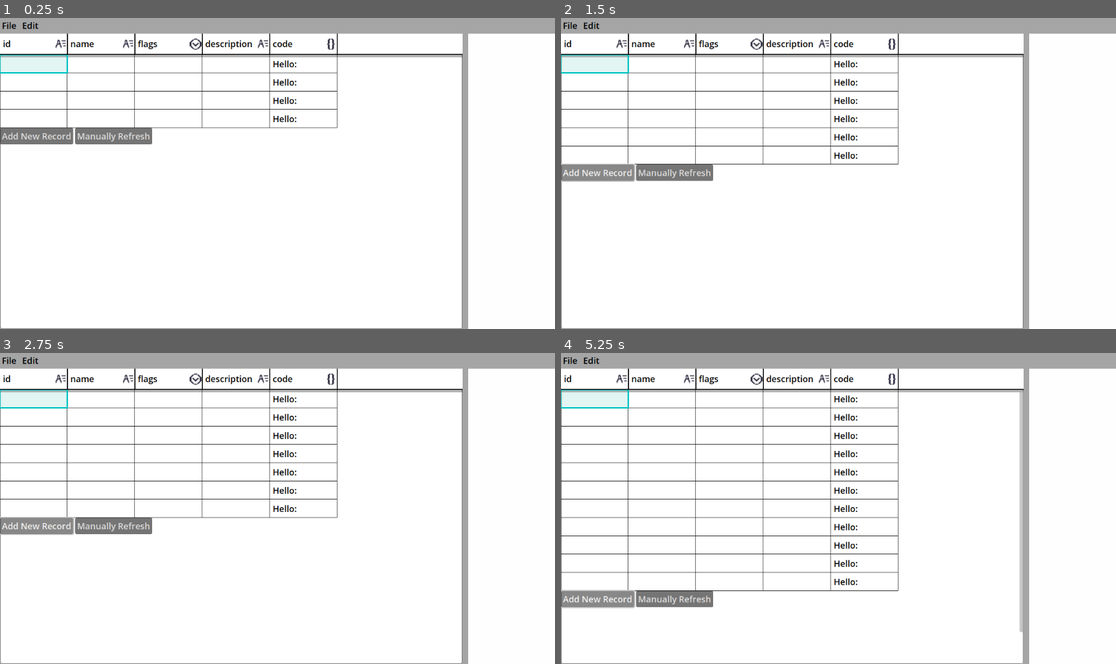
Above: before the commit, frames 1-4 (two rows, left to right).
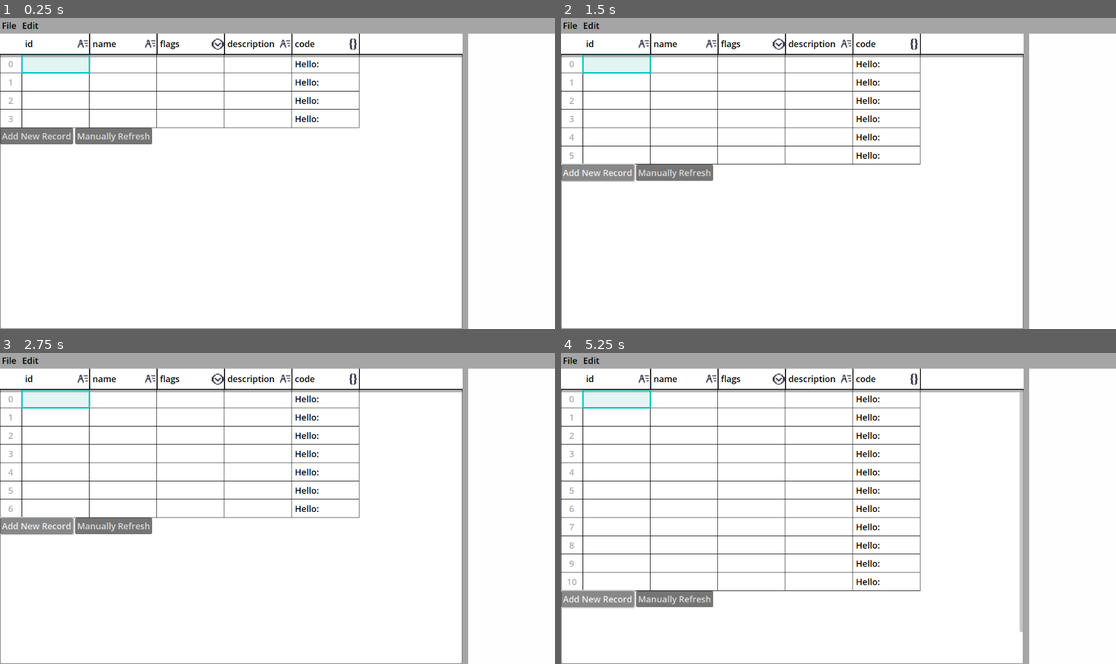
Above: after the commit, the same moments.

Repository: CoolDove/tabro
Game: Godot game, scene res://main.tscn
The game is run twice, just before and just after one commit, with the same random seed, the same clock (stepped at 60 frames per second) and the same inputs.
Inputs:
- Up to frame 1 (0.25 s): no input
- Up to frame 2 (1.5 s): click "Add New Record" at 0.5 s; click "Add New Record" at 1.25 s
- Up to frame 3 (2.75 s): click "Add New Record" at 2 s
- Up to frame 4 (5.25 s): click "Add New Record" at 2.75 s; click "Add New Record" at 3.5 s; click "Add New Record" at 4.25 s; click "Add New Record" at 5 s

The runs differ from the first frame. In frame 1, 2.3% of the frame differs, in the area x 0-65%, y 4-36%; in frame 2, 2.8%; in frame 3, 3.0%; in frame 4, 4.0%, in the area x 0-65%, y 4-77%.

Commit message:
add a gutter

Diff:
--- a/scenes/table_edit.gd
+++ b/scenes/table_edit.gd
@@ -3,10 +3,10 @@
 
 var FieldLabelScn = preload("res://scenes/table_field_label.tscn")
 
-@onready var titlescroller = $VBoxContainer/TitleScroller
-@onready var titleline = $VBoxContainer/TitleScroller/TitleLine
-@onready var gridscroller = $VBoxContainer/ScrollContainer
-@onready var grid = $VBoxContainer/ScrollContainer/Grid
+@onready var titlescroller = %TitleScroller
+@onready var titleline = %TitleLine
+@onready var gridscroller = %ScrollContainer
+@onready var grid = %Grid
 
 var cell_value_edit : CellValueEdit
 
@@ -19,6 +19,7 @@
 		call_deferred("refresh")
 var _data : TabroData
 
+var gutter_width :int= 46
 var cell_height = 32.0
 var fields :
 	get:
@@ -135,6 +136,10 @@
 
 func _ready():
 	# Add a little block to fit the scroll bar width in body scroll container.
+	var gutter_spacing = Control.new()
+	titleline.add_child(gutter_spacing, false, INTERNAL_MODE_FRONT)
+	gutter_spacing.custom_minimum_size.x = gutter_width
+
 	var spacing = Control.new()
 	titleline.add_child(spacing, false, INTERNAL_MODE_BACK)
 	spacing.custom_minimum_size.x = gridscroller.get_h_scroll_bar().size.x
@@ -190,6 +195,7 @@
 			return
 		var grid_size = grid.size
 		var grid_color = Color.BLACK
+
 		grid.draw_line(Vector2(0,0), Vector2(grid_size.x, 0), grid_color)
 		for i in range(visible_begin, min(visible_end, data.records.size())):
 			var y = (i + 1) * cell_height
@@ -197,13 +203,13 @@
 		var x = 0
 		var bottom = min(grid_size.y, data.records.size() * cell_height)
 		var draw_hover_cell = null
-		grid.draw_line(Vector2(x, 0), Vector2(x, bottom), grid_color)
+		grid.draw_line(Vector2(x + gutter_width, 0), Vector2(x + gutter_width, bottom), grid_color)
 		for fidx in range(0, fields.size()):
 			var f = fields[fidx]
 			if is_hover_cell_valid and hover_cell.x == fidx:
-				draw_hover_cell = Rect2(Vector2(x, hover_cell.y * cell_height), Vector2(f.width, cell_height));
+				draw_hover_cell = Rect2(Vector2(x + gutter_width, hover_cell.y * cell_height), Vector2(f.width, cell_height));
 			x += f.width
-			grid.draw_line(Vector2(x, 0), Vector2(x, bottom), grid_color)
+			grid.draw_line(Vector2(x + gutter_width, 0), Vector2(x + gutter_width, bottom), grid_color)
 		if select_region.position.x >= 0 && select_region.position.y >= 0:
 			# draw the select region
 			var p = select_region.position
@@ -216,7 +222,9 @@
 			for i in range(p.x, p.x+s.x+1):
 				var w = fields[i].width
 				width += w
-			var select_rect = Rect2i(xmin, p.y*cell_height, width, (s.y + 1)*cell_height)
+			var select_rect = Rect2i(\
+				Vector2i(Vector2(xmin + gutter_width, p.y*cell_height)),\
+				Vector2i(width, (s.y + 1)*cell_height))
 			grid.draw_rect(select_rect, Color(0x22afa222), true)
 			grid.draw_rect(select_rect, Color(0x22afa255), false, 2)
 
@@ -311,6 +319,7 @@
 
 func _update_hover():
 	var grid_mpos = gridscroller.get_local_mouse_position()
+	grid_mpos.x -= gutter_width
 	var new_hover_cell
 	var is_outside = grid_mpos.x < 0 or grid_mpos.y < 0 or grid_mpos.x > gridscroller.size.x or grid_mpos.y > gridscroller.size.y
 	if is_outside: # or cell_value_edit != null:
@@ -539,6 +548,11 @@
 		var line = HBoxContainer.new()
 		line.add_theme_constant_override("separation", 0)
 		grid.add_child(line)
+		var gutter :Label= Label.new()
+		line.add_child(gutter, false, Node.INTERNAL_MODE_FRONT)
+		gutter.horizontal_alignment = HORIZONTAL_ALIGNMENT_CENTER
+		gutter.custom_minimum_size.x = gutter_width
+		gutter.add_theme_color_override("font_color", Color.DARK_GRAY)
 	for i in range(0, grid.get_child_count() - visible_record_count):
 		_recycle_free_line(grid.get_child(-1))
 
@@ -552,6 +566,8 @@
 	for r in range(visible_begin, visible_record_count + visible_begin):
 		var rowdata = data.records[r]
 		var linectnr = grid.get_child(r - visible_begin)
+		var gutter :Label= linectnr.get_child(0, true)
+		gutter.text = "%s" % r
 		for col in range(0, fields_count):
 			var cellctrl = linectnr.get_child(col)
 			# Set cell edit
--- a/scenes/table_edit.tscn
+++ b/scenes/table_edit.tscn
@@ -46,6 +46,7 @@
 theme_override_constants/separation = 0
 
 [node name="TitleScroller" type="ScrollContainer" parent="VBoxContainer"]
+unique_name_in_owner = true
 clip_contents = false
 custom_minimum_size = Vector2(0, 36)
 layout_mode = 2
@@ -57,17 +58,20 @@
 metadata/_edit_group_ = true
 
 [node name="TitleLine" type="HBoxContainer" parent="VBoxContainer/TitleScroller"]
+unique_name_in_owner = true
 custom_minimum_size = Vector2(0, 36)
 layout_mode = 2
 size_flags_horizontal = 3
 theme_override_constants/separation = 0
 
 [node name="ScrollContainer" type="ScrollContainer" parent="VBoxContainer"]
+unique_name_in_owner = true
 layout_mode = 2
 size_flags_horizontal = 3
 size_flags_vertical = 3
 vertical_scroll_mode = 4
 
 [node name="Grid" type="VBoxContainer" parent="VBoxContainer/ScrollContainer"]
+unique_name_in_owner = true
 layout_mode = 2
 theme_override_constants/separation = 0
